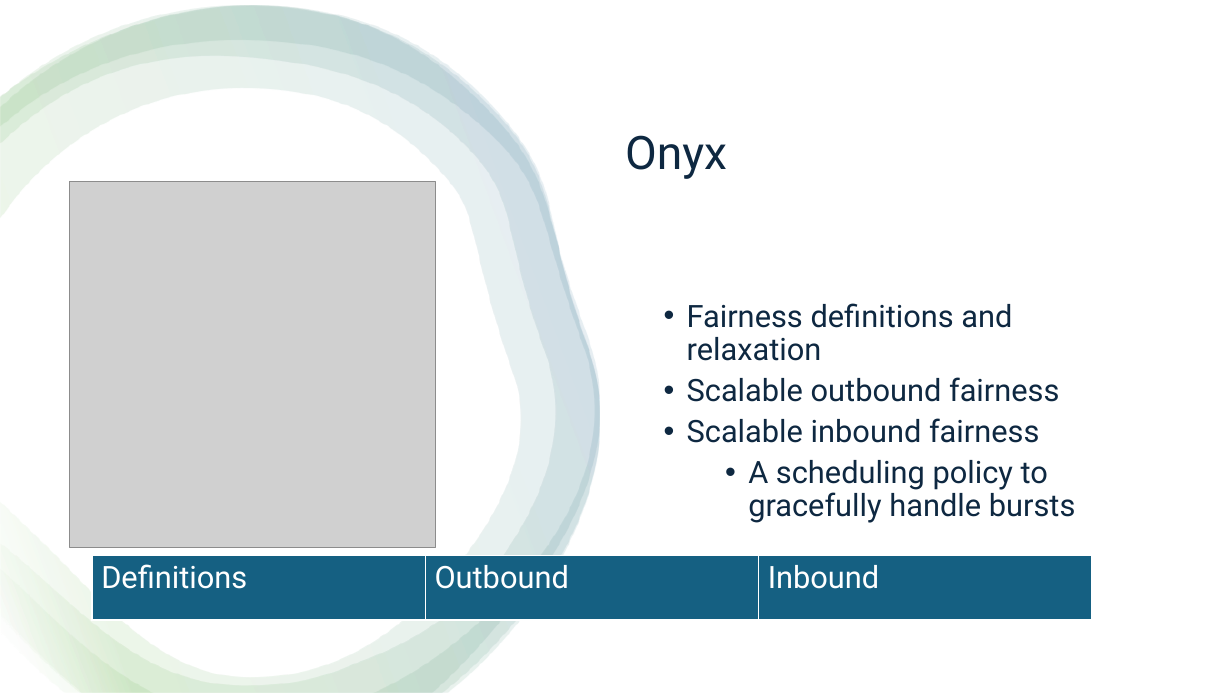
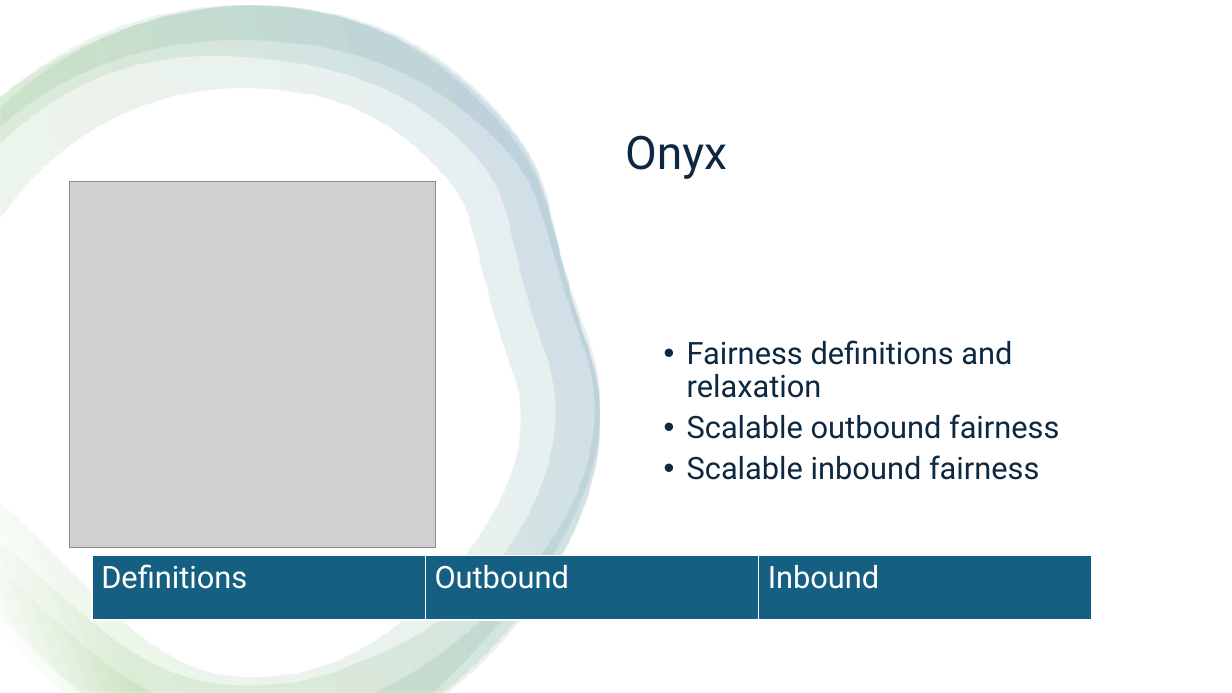
Before and after one commit to HaseebLUMS/Onyx-Presentation, a slide deck: slide 42 of thesis-latency-fairness.pptx. Drawn at 1232x693 pixels with LibreOffice and Linux fonts; fonts in the diff are those of the drawing; grey boxes stand for pictures. Boxes give left, top, right and bottom in pixels: in the first picture for what was removed or moved away, otherwise in the second. Text is boxed around its words. In the diff, an @@ line names an element or a change of style, - is before the commit and + after.

```diff
--- a/thesis-latency-fairness.pptx
+++ b/thesis-latency-fairness.pptx
@@ text at [748, 460, 1076, 523]: paragraph removed @@
-  • A scheduling policy to gracefully handle bursts
```
Also in this commit, not shown: 4 other slides changed.
